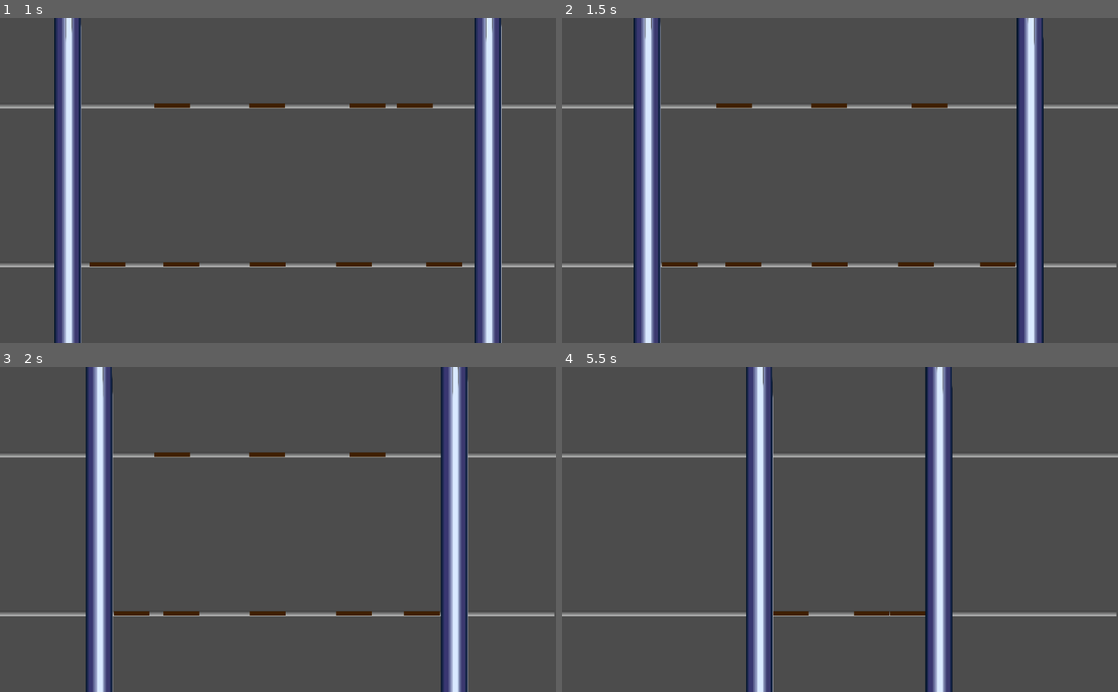
Above: before the commit, frames 1-4 (two rows, left to right).
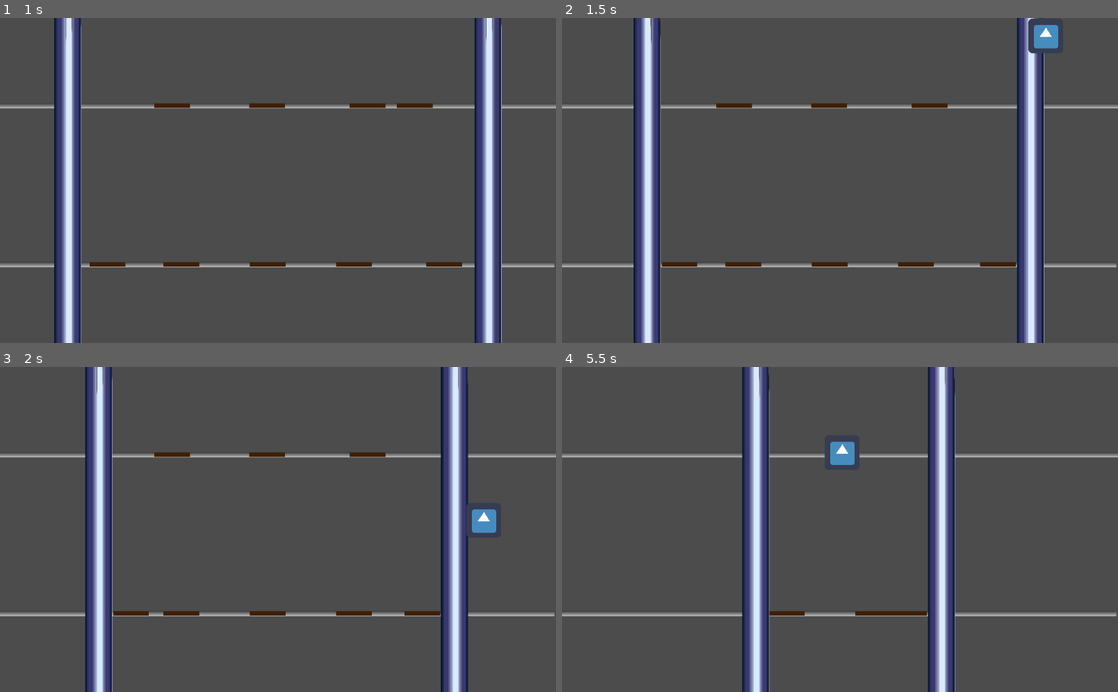
Above: after the commit, the same moments.

Repository: hgcummings/garbage-crusher
Game: Godot game, scene res://Main.tscn
Two runs of this game, one before a commit and one after it. Both use one fixed random seed, a clock stepped at 60 frames per second and the inputs below. The engine's default icon, where the game draws it, is replaced by a stand-in: a white triangle on a blue panel in a dark square.
Inputs (mouse positions are in pixels of both pictures, inside the frame that each line leads up to):
- Up to frame 1 (1 s): move the mouse to (100, 105) at 0.52 s; hold D from 0.53 s (still down); click (100, 105) at 0.67 s
- Up to frame 2 (1.5 s): move the mouse to (979, 105) at 1.27 s; release D at 1.28 s; hold S from 1.28 s (still down); click (979, 105) at 1.42 s
- Up to frame 3 (2 s): keep holding S
- Up to frame 4 (5.5 s): move the mouse to (928, 454) at 2.02 s; release S at 2.03 s; hold D 2.03-2.78 s; click (928, 454) at 2.17 s; move the mouse to (734, 454) at 2.77 s; hold W 2.78-3.53 s; click (734, 454) at 2.92 s; move the mouse to (828, 454) at 3.52 s; hold A 3.53-5.03 s; click (828, 454) at 3.67 s; move the mouse to (739, 614) at 4.27 s; click (739, 614) at 4.42 s; move the mouse to (828, 614) at 5.02 s; hold S from 5.03 s (still down); click (828, 614) at 5.17 s

Frame 1 is identical in both runs. In frame 2, 0.8% of the frame differs, in the area x 14-90%, y 0-100%; in frame 3, 1.7%; in frame 4, 8.8%, in the area x 32-71%, y 0-100%.

Commit message:
Put walls and sticks in specific collision layers

Diff:
--- a/Main.tscn
+++ b/Main.tscn
@@ -26,30 +26,50 @@
 
 [node name="Stick" parent="." groups=["channel_1"] instance=ExtResource( 4 )]
 position = Vector2( 182, 162 )
+collision_layer = 1024
+collision_mask = 1280
 
 [node name="Stick2" parent="." groups=["channel_1"] instance=ExtResource( 4 )]
 position = Vector2( 764, 162 )
+collision_layer = 1024
+collision_mask = 1280
 
 [node name="Stick3" parent="." groups=["channel_1"] instance=ExtResource( 4 )]
 position = Vector2( 677, 162 )
+collision_layer = 1024
+collision_mask = 1280
 
 [node name="Stick4" parent="." groups=["channel_1"] instance=ExtResource( 4 )]
 position = Vector2( 317, 162 )
+collision_layer = 1024
+collision_mask = 1280
 
 [node name="Stick5" parent="." groups=["channel_1"] instance=ExtResource( 4 )]
 position = Vector2( 492, 162 )
+collision_layer = 1024
+collision_mask = 1280
 
 [node name="Stick6" parent="." groups=["channel_2"] instance=ExtResource( 4 )]
 position = Vector2( 198, 455 )
+collision_layer = 2048
+collision_mask = 2304
 
 [node name="Stick7" parent="." groups=["channel_2"] instance=ExtResource( 4 )]
 position = Vector2( 493, 455 )
+collision_layer = 2048
+collision_mask = 2304
 
 [node name="Stick8" parent="." groups=["channel_2"] instance=ExtResource( 4 )]
 position = Vector2( 334, 455 )
+collision_layer = 2048
+collision_mask = 2304
 
 [node name="Stick9" parent="." groups=["channel_2"] instance=ExtResource( 4 )]
 position = Vector2( 652, 455 )
+collision_layer = 2048
+collision_mask = 2304
 
 [node name="Stick10" parent="." groups=["channel_2"] instance=ExtResource( 4 )]
 position = Vector2( 818, 455 )
+collision_layer = 2048
+collision_mask = 2304
--- a/Stick.tscn
+++ b/Stick.tscn
@@ -3,7 +3,7 @@
 [ext_resource path="res://Stick.gd" type="Script" id=1]
 
 [sub_resource type="RectangleShape2D" id=1]
-extents = Vector2( 33, 41 )
+extents = Vector2( 33, 5 )
 
 [sub_resource type="Gradient" id=2]
 offsets = PoolRealArray( 0 )
@@ -28,6 +28,7 @@
 
 [node name="Stick" type="KinematicBody2D"]
 input_pickable = true
+collision/safe_margin = 0.02
 script = ExtResource( 1 )
 
 [node name="CollisionShape2D" type="CollisionShape2D" parent="."]
--- a/Wall.gd
+++ b/Wall.gd
@@ -6,9 +6,19 @@
 var is_braced = false
 var stress = 0
 
+const channel_layers = [10,11]
+const wall_layer = 8
+
 # Called when the node enters the scene tree for the first time.
 func _ready():
 	velocity = Vector2(speed * 100, 0)
+	collision_layer = 0
+	self.set_collision_layer_bit(8, true)
+
+	self.collision_mask = 0
+	self.set_collision_mask_bit(wall_layer, true)
+	for layer in channel_layers:
+		self.set_collision_mask_bit(layer, true)
 
 func _physics_process(delta):
 	var chain = [self]
--- a/project.godot
+++ b/project.godot
@@ -14,6 +14,17 @@
 run/main_scene="res://Main.tscn"
 config/icon="res://icon.png"
 
+[global]
+
+layer=false
+
+[layer_names]
+
+2d_physics/layer_9="Walls"
+2d_physics/layer_10="Floor"
+2d_physics/layer_11="Channel 1"
+2d_physics/layer_12="Channel 2"
+
 [physics]
 
 common/enable_pause_aware_picking=true
